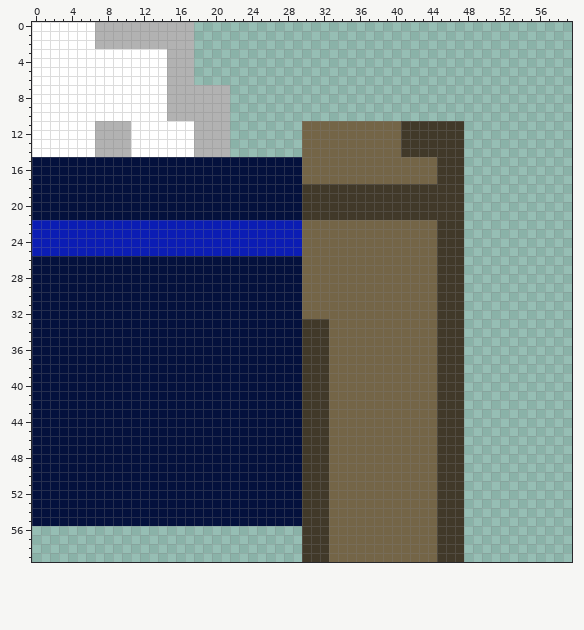
One commit to this pixel-art sprite: images/houseObjects/bedRight.png. The picture above is the old version.
The file is 60x60 pixels.
New version:
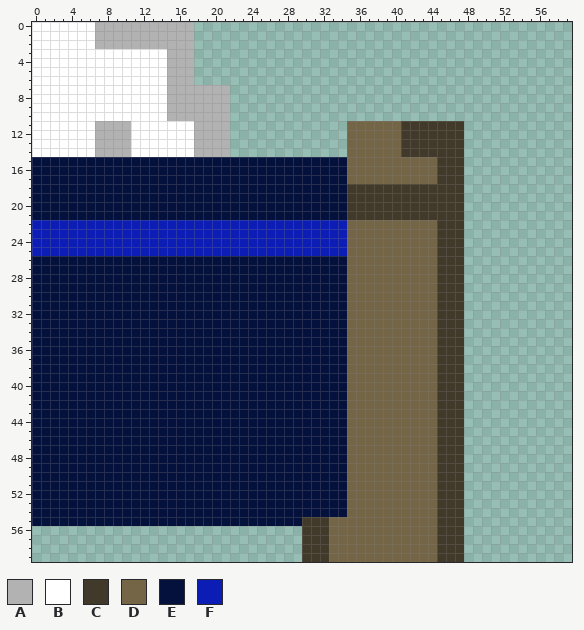
Palette (. is transparent): A #b2b2b2  B #ffffff  C #413929  D #746547  E #04113d  F #0b1db4
Diff:
@@ x 28..36 @@
 10 .........
-11 ..DDDDDDD
-12 ..DDDDDDD
-13 ..DDDDDDD
-14 ..DDDDDDD
-15 EEDDDDDDD
-16 EEDDDDDDD
-17 EEDDDDDDD
-18 EECCCCCCC
-19 EECCCCCCC
-20 EECCCCCCC
-21 EECCCCCCC
-22 FFDDDDDDD
-23 FFDDDDDDD
-24 FFDDDDDDD
-25 FFDDDDDDD
-26 EEDDDDDDD
-27 EEDDDDDDD
-28 EEDDDDDDD
-29 EEDDDDDDD
-30 EEDDDDDDD
-31 EEDDDDDDD
-32 EEDDDDDDD
-33 EECCCDDDD
-34 EECCCDDDD
-35 EECCCDDDD
-36 EECCCDDDD
-37 EECCCDDDD
-38 EECCCDDDD
-39 EECCCDDDD
-40 EECCCDDDD
-41 EECCCDDDD
-42 EECCCDDDD
-43 EECCCDDDD
-44 EECCCDDDD
-45 EECCCDDDD
-46 EECCCDDDD
-47 EECCCDDDD
-48 EECCCDDDD
-49 EECCCDDDD
-50 EECCCDDDD
-51 EECCCDDDD
-52 EECCCDDDD
-53 EECCCDDDD
-54 EECCCDDDD
+11 .......DD
+12 .......DD
+13 .......DD
+14 .......DD
+15 EEEEEEEDD
+16 EEEEEEEDD
+17 EEEEEEEDD
+18 EEEEEEECC
+19 EEEEEEECC
+20 EEEEEEECC
+21 EEEEEEECC
+22 FFFFFFFDD
+23 FFFFFFFDD
+24 FFFFFFFDD
+25 FFFFFFFDD
+26 EEEEEEEDD
+27 EEEEEEEDD
+28 EEEEEEEDD
+29 EEEEEEEDD
+30 EEEEEEEDD
+31 EEEEEEEDD
+32 EEEEEEEDD
+33 EEEEEEEDD
+34 EEEEEEEDD
+35 EEEEEEEDD
+36 EEEEEEEDD
+37 EEEEEEEDD
+38 EEEEEEEDD
+39 EEEEEEEDD
+40 EEEEEEEDD
+41 EEEEEEEDD
+42 EEEEEEEDD
+43 EEEEEEEDD
+44 EEEEEEEDD
+45 EEEEEEEDD
+46 EEEEEEEDD
+47 EEEEEEEDD
+48 EEEEEEEDD
+49 EEEEEEEDD
+50 EEEEEEEDD
+51 EEEEEEEDD
+52 EEEEEEEDD
+53 EEEEEEEDD
+54 EEEEEEEDD
 55 EECCCDDDD
Changed places in both pictures, as pixel boxes (x1, y1, x2, y2):
changed: (302, 121, 347, 517)
